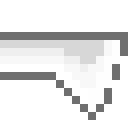
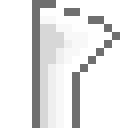
Layered file, before and after one edit (128 x 128). Changes by layer:
painted on "Redirector" over [0, 0, 128, 128]
